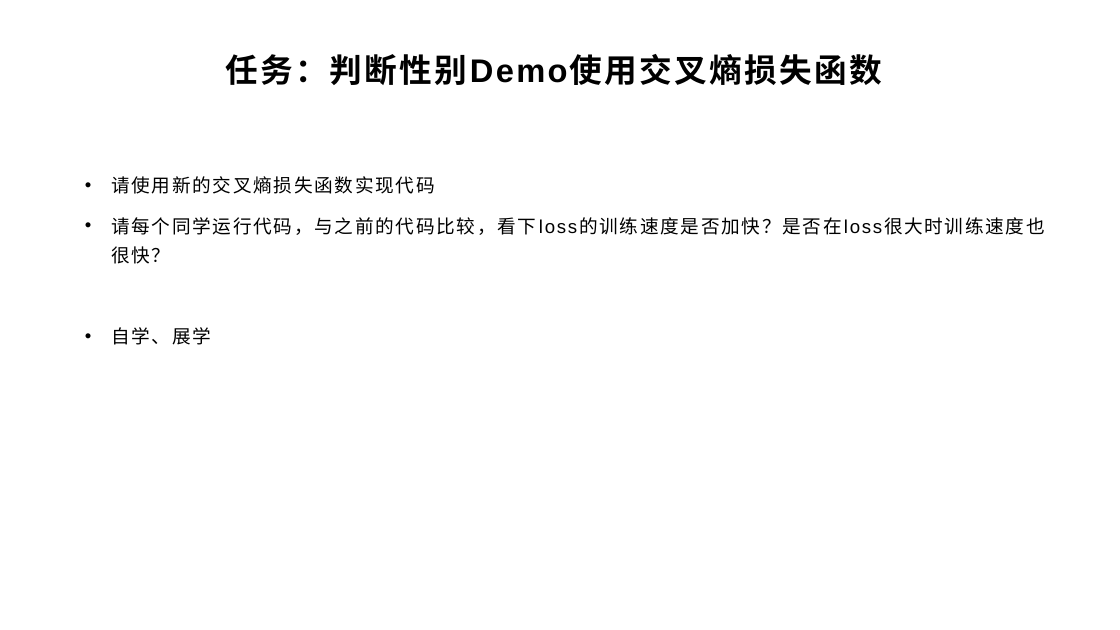
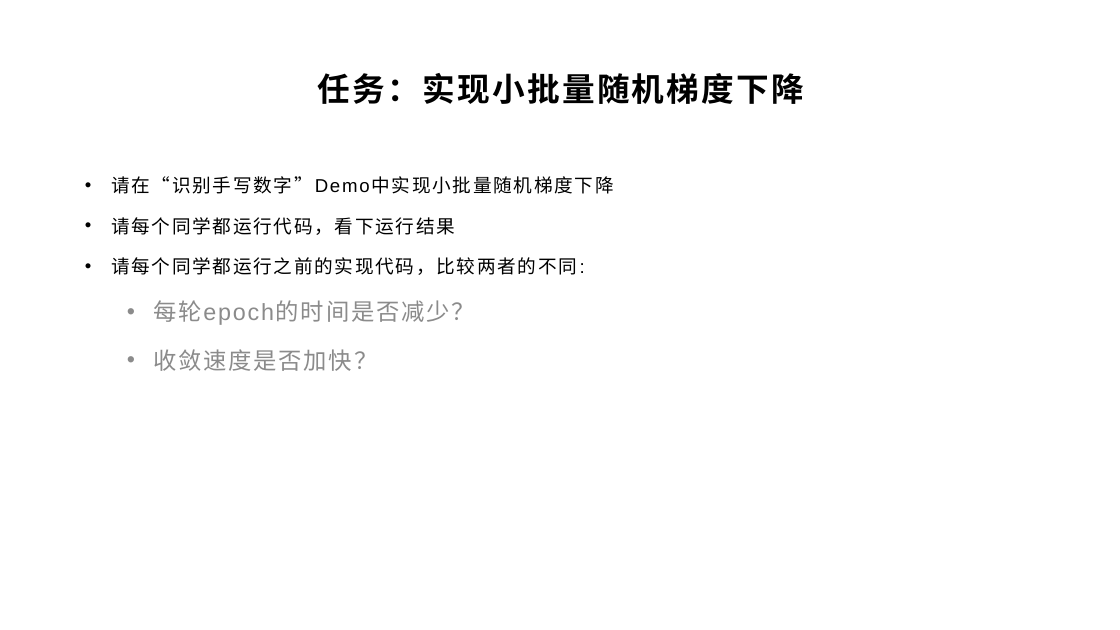
Before and after one commit to yyc-git/DeepLearningEdu, a slide deck: slide 14 of lessons/7_mini_batch/ppt/使用小批量随机梯度下降.pptx (slide 12 before the commit). Drawn at 1120x630 pixels with LibreOffice and Linux fonts; fonts in the diff are those of the drawing; background and template pictures are left out. Boxes give left, top, right and bottom in pixels: in the first picture for what was removed or moved away, otherwise in the second. Text is boxed around its words. In the diff, an @@ line names an element or a change of style, - is before the commit and + after.

```diff
--- a/lessons/7_mini_batch/ppt/使用小批量随机梯度下降.pptx
+++ b/lessons/7_mini_batch/ppt/使用小批量随机梯度下降.pptx
@@ title at (318,73,805,104): text changed @@
-任务：判断性别Demo使用交叉熵损失函数
+任务：实现小批量随机梯度下降
@@ text at (111,176,577,371): text changed @@
-• 请使用新的交叉熵损失函数实现代码
-• 请每个同学运行代码，与之前的代码比较，看下loss的训练速度是否加快？是否在loss很大时训练速度也很快？
+• 请在“识别手写数字”Demo中实现小批量随机梯度下降
+• 请每个同学都运行代码，看下运行结果
+• 请每个同学都运行之前的实现代码，比较两者的不同:
+  • 每轮epoch的时间是否减少？
+  • 收敛速度是否加快？
```
Also in this commit, not shown: 11 other slides changed, 1 slide added, 11 slides removed, 2 other files.
